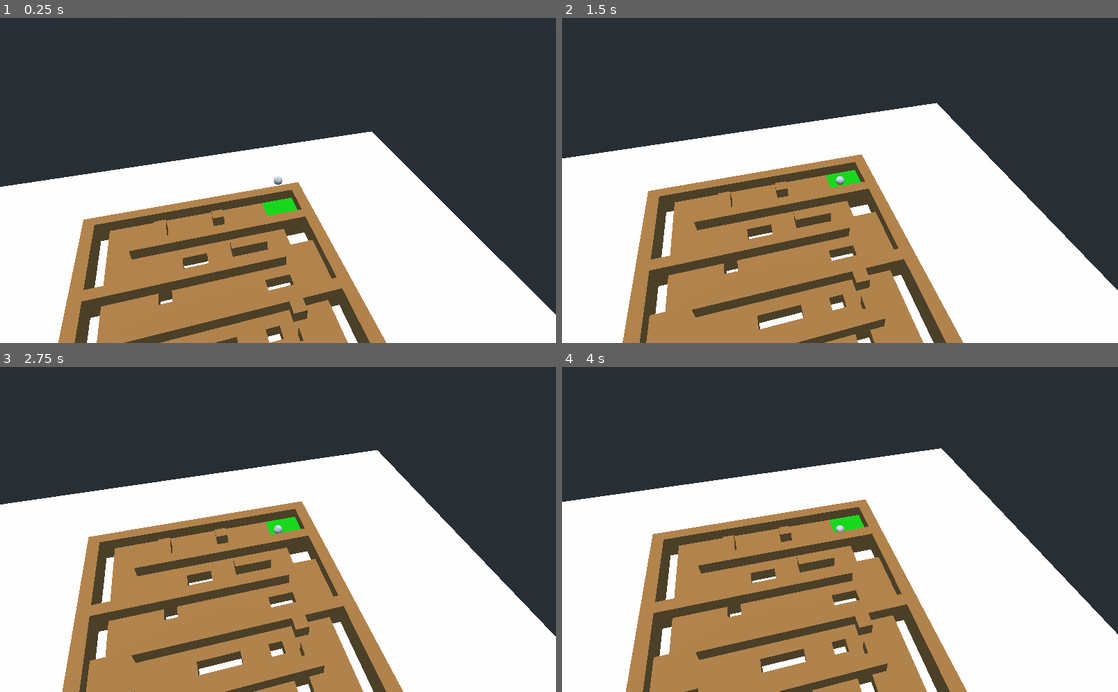
Above: before the commit, frames 1-4 (two rows, left to right).
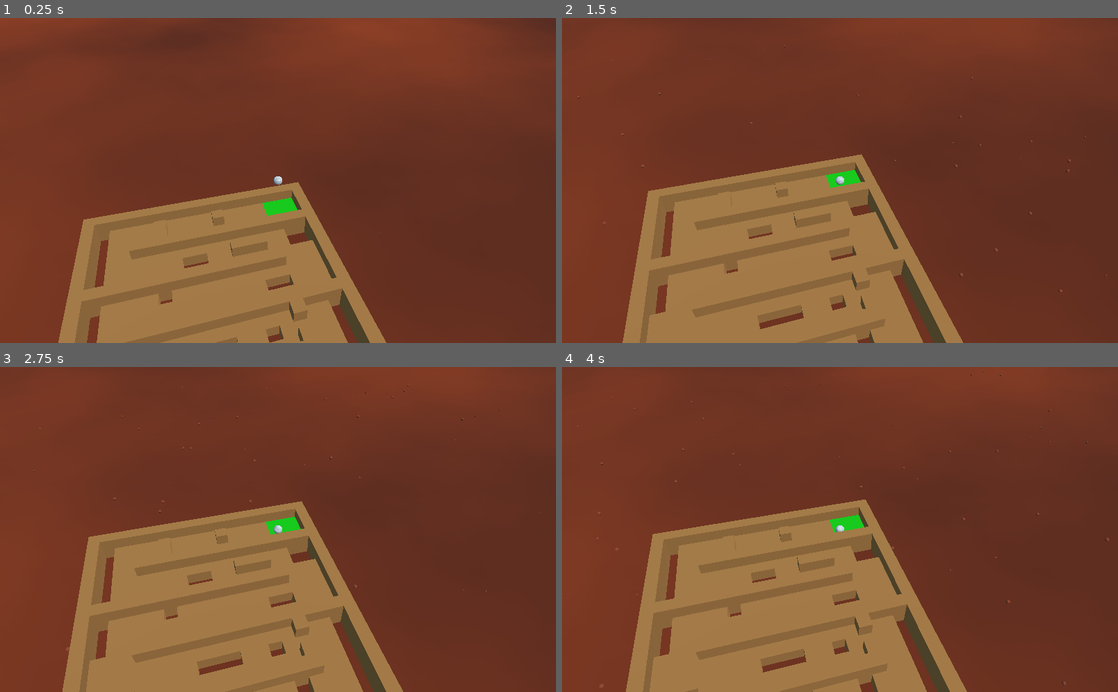
Above: after the commit, the same moments.

Repository: Wellbek/GamePhysicsSPP
Game: Godot game, scene res://Scenes/MarbleMaze.tscn
The game is run twice, just before and just after one commit, with the same random seed, the same clock (stepped at 60 frames per second) and the same inputs. The project has no main scene, so this scene is started directly.
Inputs (mouse positions are in pixels of both pictures, inside the frame that each line leads up to):
- Up to frame 1 (0.25 s): no input
- Up to frame 2 (1.5 s): move the mouse to (962, 164) at 0.52 s; hold D (right) 0.53-1.28 s; hold Ctrl (unlock_camera) 0.53-1.28 s; move the mouse to (728, 196) at 1.27 s; hold Q (down, bound only after the commit) from 1.28 s (still down); tap Ctrl (unlock_camera) at 1.35 s
- Up to frame 3 (2.75 s): move the mouse to (333, 458) at 2.02 s; release Q (down, bound only after the commit) at 2.03 s; hold D (right) from 2.03 s (still down); hold Ctrl (unlock_camera) from 2.03 s (still down)
- Up to frame 4 (4 s): move the mouse to (812, 594) at 2.77 s; release D (right) at 2.78 s; release Ctrl (unlock_camera) at 2.78 s; hold E (up, bound only after the commit) 2.78-3.53 s; tap Ctrl (unlock_camera) at 2.85 s; move the mouse to (1006, 578) at 3.52 s; hold A (left) from 3.53 s (still down); hold Ctrl (unlock_camera) from 3.53 s (still down)

The runs differ from the first frame. In frame 1, 84% of the frame differs, in the area x 0-100%, y 0-100%; in frame 2, 80%; in frame 3, 80%; in frame 4, 79%.

Commit message:
Made Maze Game a bit prettier and also staged input map for the new camera movement

Diff:
--- a/Game Physics Assignment Sheet 2/Materials/marblemaze_mat.tres
+++ b/Game Physics Assignment Sheet 2/Materials/marblemaze_mat.tres
@@ -2,6 +2,5 @@
 
 [ext_resource path="res://Assets/MarbleMaze.png" type="Texture" id=1]
 
-
 [resource]
 albedo_texture = ExtResource( 1 )
--- a/Game Physics Assignment Sheet 2/Scenes/MarbleMaze.tscn
+++ b/Game Physics Assignment Sheet 2/Scenes/MarbleMaze.tscn
@@ -7,8 +7,45 @@
 [ext_resource path="res://Scripts/Marble.gd" type="Script" id=5]
 [ext_resource path="res://Materials/ballMaterial.tres" type="Material" id=6]
 
-[sub_resource type="PlaneMesh" id=4]
-size = Vector2( 30, 30 )
+[sub_resource type="PlaneMesh" id=1]
+size = Vector2( 300, 300 )
+
+[sub_resource type="OpenSimplexNoise" id=11]
+octaves = 8
+period = 75.5
+
+[sub_resource type="NoiseTexture" id=12]
+noise = SubResource( 11 )
+
+[sub_resource type="SpatialMaterial" id=5]
+flags_transparent = true
+albedo_color = Color( 0.545098, 0.196078, 0.0509804, 1 )
+albedo_texture = SubResource( 12 )
+
+[sub_resource type="Curve" id=6]
+_data = [ Vector2( 0, 0 ), 0.0, 5.51694, 0, 0, Vector2( 0.512658, 1 ), 0.0, 0.0, 0, 0, Vector2( 1, 0 ), -5.99405, 0.0, 0, 0 ]
+
+[sub_resource type="CurveTexture" id=7]
+curve = SubResource( 6 )
+
+[sub_resource type="ParticlesMaterial" id=8]
+lifetime_randomness = 0.17
+emission_shape = 2
+emission_box_extents = Vector3( 30, 1, 30 )
+gravity = Vector3( 0, -3, 0 )
+initial_velocity = 2.0
+initial_velocity_random = 1.0
+scale = 2.0
+scale_curve = SubResource( 7 )
+color = Color( 0.996078, 0.498039, 0, 1 )
+
+[sub_resource type="SpatialMaterial" id=9]
+albedo_color = Color( 0.509804, 0.219608, 0.121569, 1 )
+
+[sub_resource type="SphereMesh" id=10]
+material = SubResource( 9 )
+radius = 0.05
+height = 0.1
 
 [sub_resource type="SphereShape" id=2]
 margin = 0.05
@@ -29,18 +66,26 @@
 script = ExtResource( 3 )
 
 [node name="DirectionalLight" type="DirectionalLight" parent="."]
-transform = Transform( 1, 0, 0, 0, -1.62921e-07, 1, 0, -1, -1.62921e-07, 0, 8.4644, 0 )
+transform = Transform( 0.821355, 0.427483, 0.37767, -0.539068, 0.365237, 0.758952, 0.1865, -0.826959, 0.530431, 7.78901, 7.59538, 3.00684 )
 
 [node name="Plane" type="Spatial" parent="."]
 transform = Transform( 1, 0, 0, 0, 1, 0, 0, 0, 1, 0, -3, 0 )
 
 [node name="MeshInstance" type="MeshInstance" parent="Plane"]
-mesh = SubResource( 4 )
-material/0 = null
+mesh = SubResource( 1 )
+material/0 = SubResource( 5 )
+
+[node name="Particles" type="Particles" parent="Plane"]
+transform = Transform( 1, 0, 0, 0, -1, 3.25841e-07, 0, -3.25841e-07, -1, 0, 0, 0 )
+amount = 200
+visibility_aabb = AABB( -14.7389, -1.51166, -14.859, 29.4778, 3.02333, 29.7181 )
+process_material = SubResource( 8 )
+draw_pass_1 = SubResource( 10 )
 
 [node name="Marble" type="RigidBody" parent="."]
 transform = Transform( 5, 0, 0, 0, 5, 0, 0, 0, 5, 3.6, 2.5, -3.8 )
 continuous_cd = true
+can_sleep = false
 script = ExtResource( 5 )
 respawnLocation = Vector3( 3.6, 2.5, -3.8 )
 
--- a/Game Physics Assignment Sheet 2/project.godot
+++ b/Game Physics Assignment Sheet 2/project.godot
@@ -63,6 +63,19 @@
 unlock_camera={
 "deadzone": 0.5,
 "events": [ Object(InputEventKey,"resource_local_to_scene":false,"resource_name":"","device":0,"alt":false,"shift":false,"control":false,"meta":false,"command":false,"pressed":false,"scancode":16777238,"unicode":0,"echo":false,"script":null)
+, Object(InputEventMouseButton,"resource_local_to_scene":false,"resource_name":"","device":0,"alt":false,"shift":false,"control":false,"meta":false,"command":false,"button_mask":0,"position":Vector2( 0, 0 ),"global_position":Vector2( 0, 0 ),"factor":1.0,"button_index":2,"pressed":false,"doubleclick":false,"script":null)
+ ]
+}
+up={
+"deadzone": 0.5,
+"events": [ Object(InputEventKey,"resource_local_to_scene":false,"resource_name":"","device":0,"alt":false,"shift":false,"control":false,"meta":false,"command":false,"pressed":false,"scancode":69,"unicode":0,"echo":false,"script":null)
+, Object(InputEventKey,"resource_local_to_scene":false,"resource_name":"","device":0,"alt":false,"shift":false,"control":false,"meta":false,"command":false,"pressed":false,"scancode":32,"unicode":0,"echo":false,"script":null)
+ ]
+}
+down={
+"deadzone": 0.5,
+"events": [ Object(InputEventKey,"resource_local_to_scene":false,"resource_name":"","device":0,"alt":false,"shift":false,"control":false,"meta":false,"command":false,"pressed":false,"scancode":81,"unicode":0,"echo":false,"script":null)
+, Object(InputEventKey,"resource_local_to_scene":false,"resource_name":"","device":0,"alt":false,"shift":false,"control":false,"meta":false,"command":false,"pressed":false,"scancode":16777237,"unicode":0,"echo":false,"script":null)
  ]
 }
 
Not shown: 3 places in Game Physics Assignment Sheet 2/Scenes/MarbleMaze.tscn that only renumber resources
